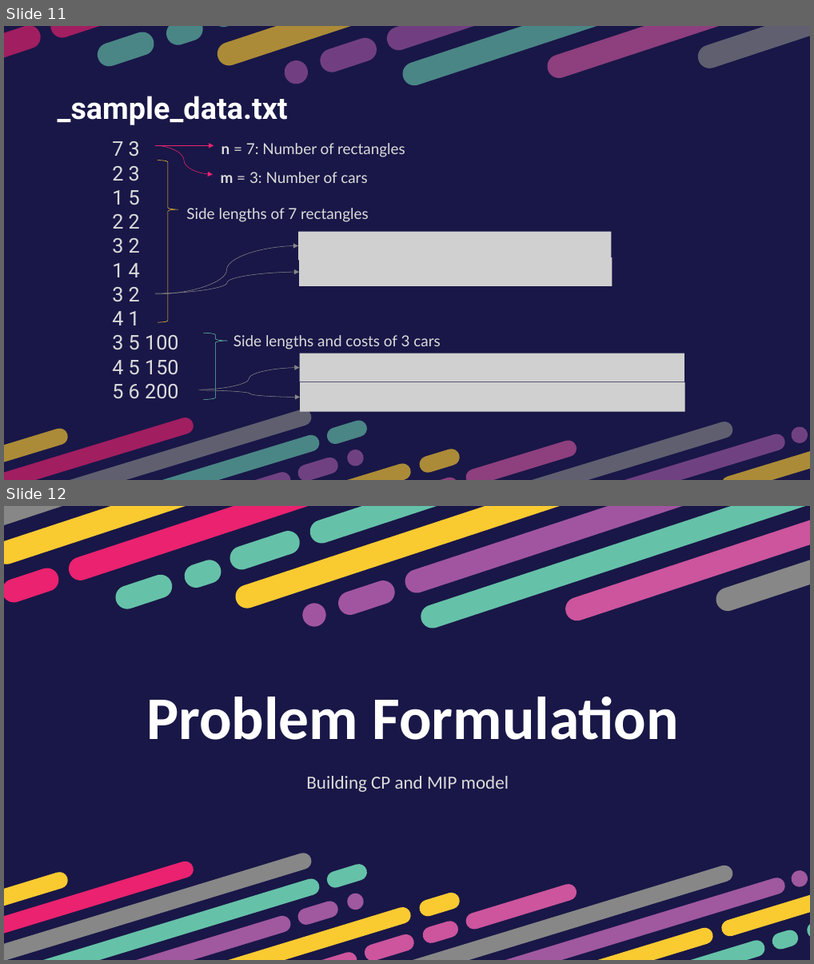
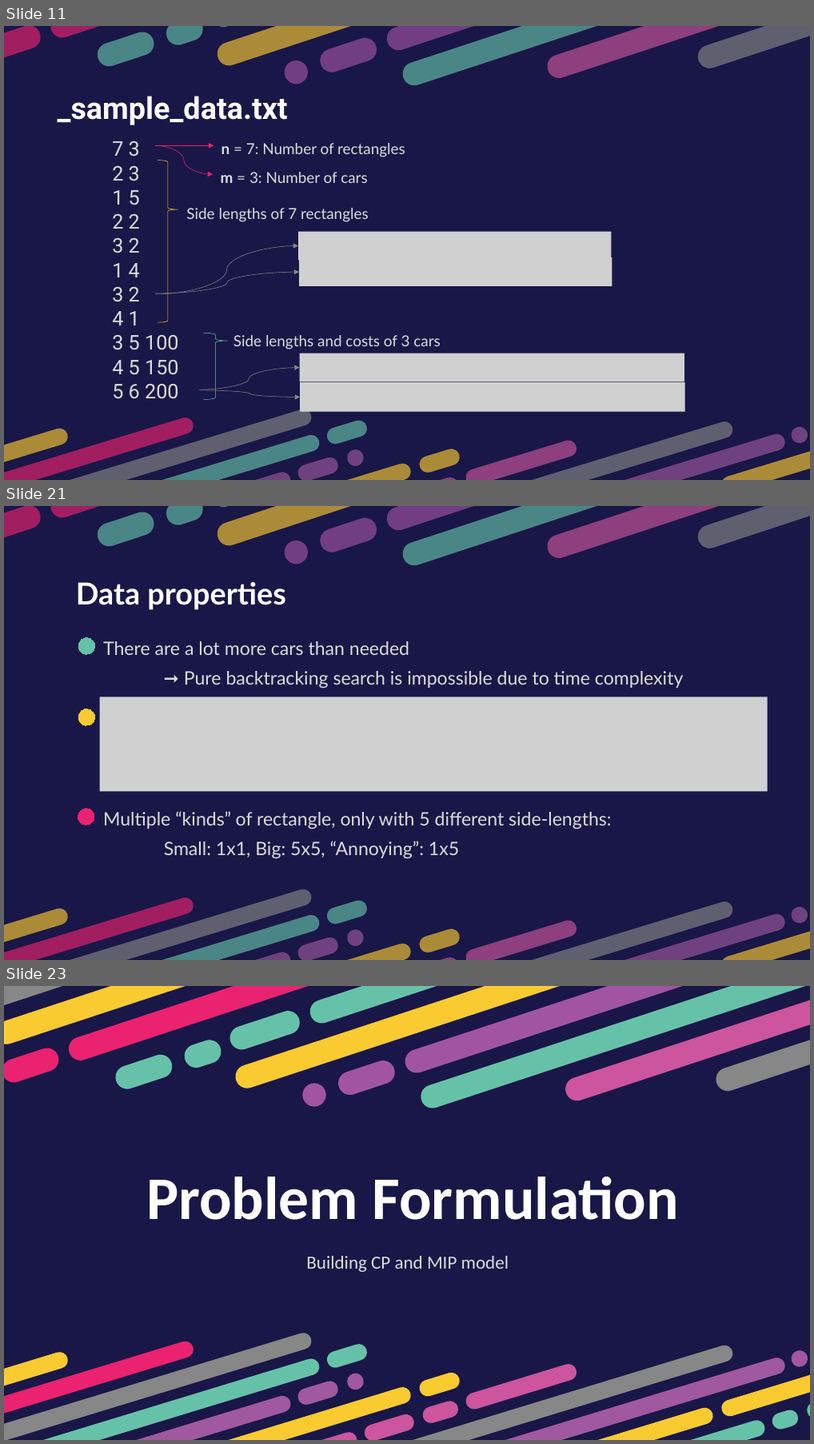
Before and after one commit to htnminh/optimization-project, a slide deck: presentation/General 2D Bin Packing Problem.pptx. Shown one above the other, each under a label of ours: slides 11 and 12 before the commit, slides 11, 21 and 23 after it; the slides between them are not shown. The pictures are 814x964 and 814x1444 pixels, drawn with LibreOffice and Linux fonts; fonts in the diff are those of the drawing; grey boxes stand for pictures. Boxes give left, top, right and bottom in pixels: in the first picture for what was removed or moved away, otherwise in the second. Text is boxed around its words. In the diff, an @@ line names an element or a change of style, - is before the commit and + after.

```diff
--- a/presentation/General 2D Bin Packing Problem.pptx
+++ b/presentation/General 2D Bin Packing Problem.pptx
@@ slide 21 added at (4, 506, 810, 960), background #191747 @@
@@ group added at (4, 506, 810, 640): 15 freeform shapes @@
@@ text added at (76, 582, 286, 610), 36 pt, text #FFFFFF, bold @@
+Data properties
@@ freeform shape added at (76, 636, 98, 657), fill #65C2A8, outline #65C2A8 0.75 pt @@
@@ text added at (103, 641, 683, 688), 22 pt, text #DBDBDB @@
+There are a lot more cars than needed
+➞ Pure backtracking search is impossible due to time complexity
@@ picture added at (99, 696, 768, 791) @@
@@ freeform shape added at (76, 706, 98, 728), fill #FACA31, outline #FACA31 0.75 pt @@
@@ freeform shape added at (75, 806, 97, 828), fill #EA226F, outline #EA226F 0.75 pt @@
@@ text added at (103, 811, 612, 858), 22 pt, text #DBDBDB @@
+Multiple “kinds” of rectangle, only with 5 different side-lengths:
+Small: 1x1, Big: 5x5, “Annoying”: 1x5
@@ group added at (4, 833, 810, 960): 20 freeform shapes @@
@@ what was slide 12 is now slide 23 @@
```
Also in this commit, not shown: 10 other slides added, 10 other files.
